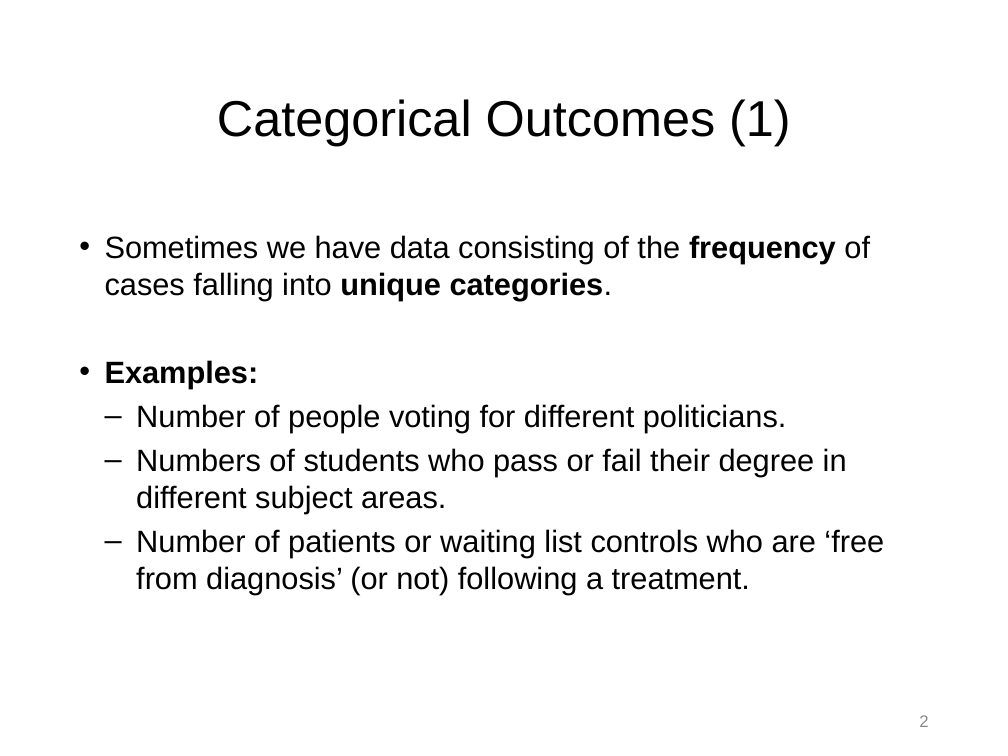
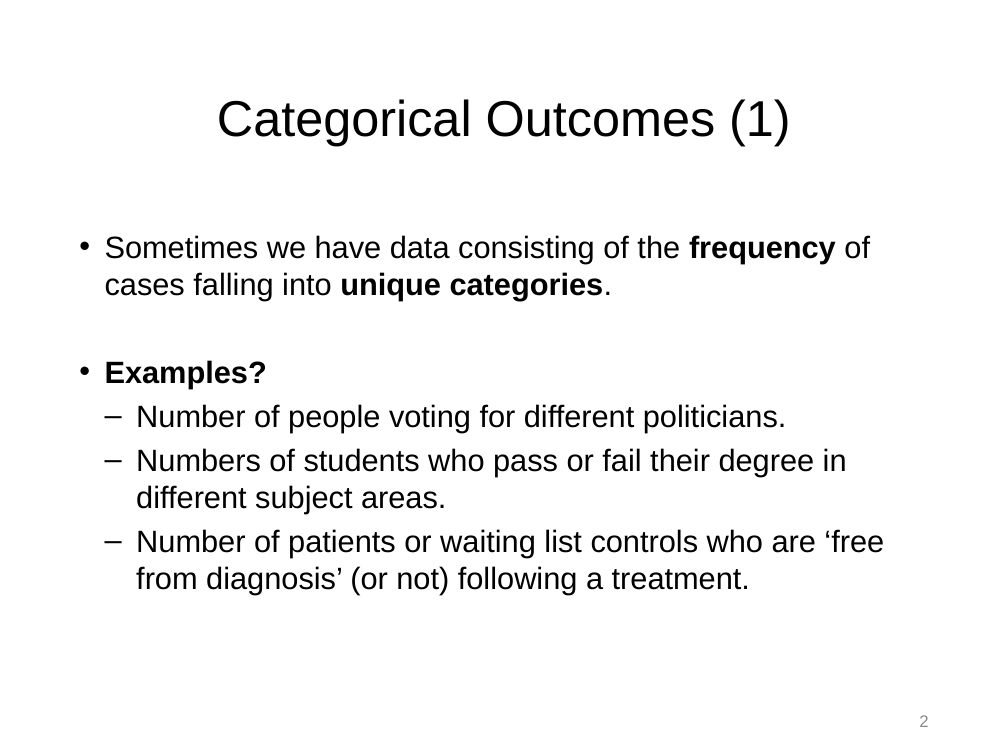
Before and after one commit to npm27/Teaching-Materials, a slide deck: slide 2 of Stats/Slides/10 Chapter 19 Slides.pptx. Drawn at 1008x756 pixels with LibreOffice and Linux fonts; fonts in the diff are those of the drawing. Boxes give left, top, right and bottom in pixels: in the first picture for what was removed or moved away, otherwise in the second. Text is boxed around its words. In the diff, an @@ line names an element or a change of style, - is before the commit and + after.

```diff
--- a/Stats/Slides/10 Chapter 19 Slides.pptx
+++ b/Stats/Slides/10 Chapter 19 Slides.pptx
@@ text at (x1=105, y1=360, x2=267, y2=388): text changed @@
-• Examples:
+• Examples?
```
Also in this commit, not shown: 5 other slides changed, 1 slide added, 3 slides removed.
